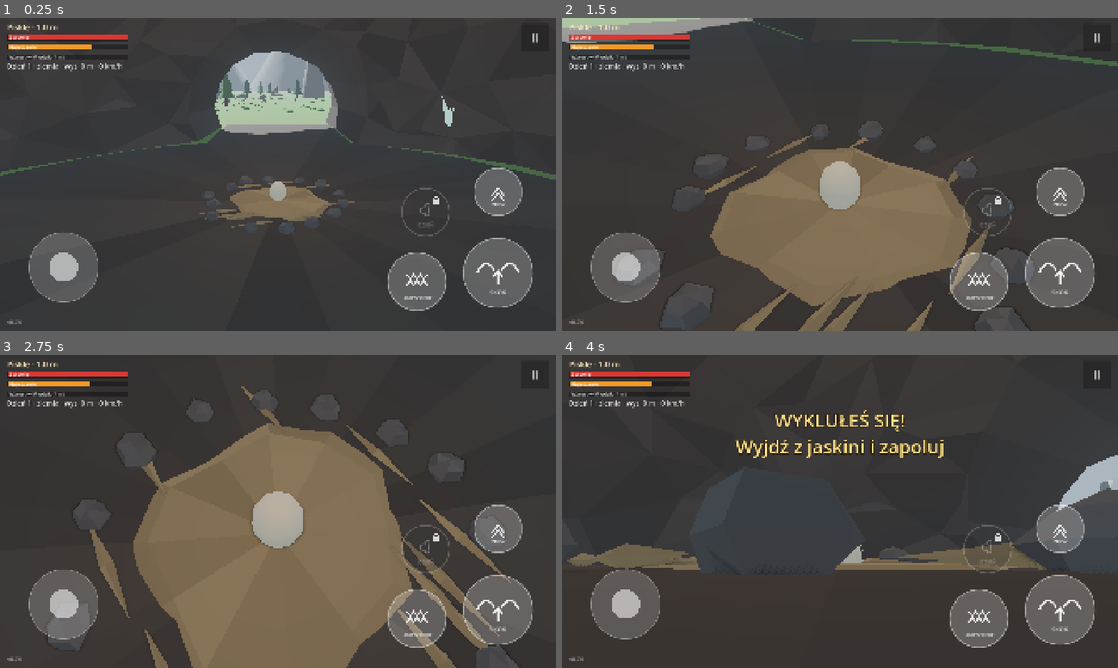
Above: before the commit, frames 1-4 (two rows, left to right).
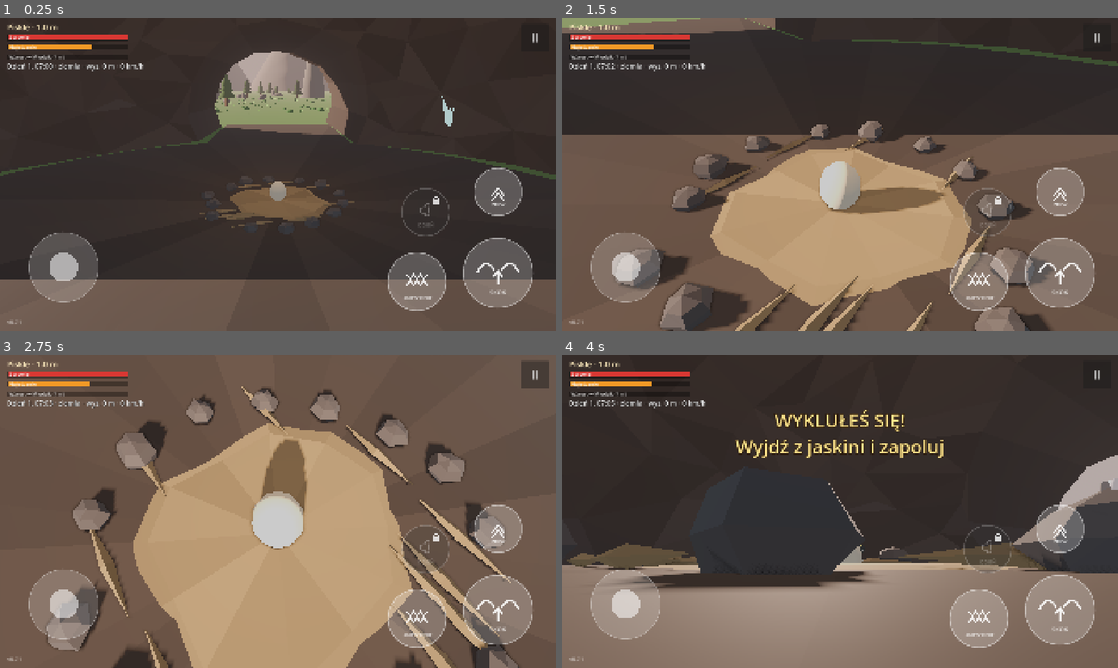
Above: after the commit, the same moments.

Repository: slota145/3d-dragon-game
Game: Godot game, scene res://scenes/boot.tscn
The game is run twice, just before and just after one commit, with the same random seed, the same clock (stepped at 60 frames per second) and the same inputs.
Inputs (mouse positions are in pixels of both pictures, inside the frame that each line leads up to):
- Up to frame 1 (0.25 s): no input
- Up to frame 2 (1.5 s): move the mouse to (962, 158) at 0.52 s; hold D (move_right) 0.53-1.25 s; tap F (bite) at 0.6 s; click (962, 158) at 0.67 s; tap Space (flap) at 0.77, 1.07 s; drag from (728, 190) to (812, 237) at 1.27 s
- Up to frame 3 (2.75 s): move the mouse to (333, 442) at 2.02 s; hold D (move_right) from 2.03 s (still down); tap E (cam_right) at 2.1 s
- Up to frame 4 (4 s): release D (move_right) at 2.75 s; drag from (812, 574) to (673, 464) at 2.77 s; move the mouse to (1006, 558) at 3.52 s; hold A (move_left) from 3.53 s (still down); tap R (fire) at 3.6 s; tap Space (flap) at 3.77 s

The runs differ from the first frame. In frame 1, 22% of the frame differs, in the area x 0-100%, y 10-100%; in frame 2, 57%; in frame 3, 92%, in the area x 0-100%, y 0-100%; in frame 4, 32%.

Commit message:
Cykl dnia i nocy: słońce i księżyc, kolory nieba, sen do rana (0.7.1)
Co-Authored-By: Claude Opus 5.5 <noreply@anthropic.com>
Claude-Session: https://claude.ai/code/session_01Ves32BxAhBVxU1wfrWL8eZ

Diff:
--- a/project.godot
+++ b/project.godot
@@ -12,7 +12,7 @@
 
 config/name="3D Dragon Game"
 config/description="Gra o smoku w Godot 4 — prototyp."
-config/version="0.7.0"
+config/version="0.7.1"
 ; Numer zgodności „bazy” (APK/EXE). Podbij, gdy zmieniasz coś, czego łatka .pck nie przeniesie
 ; (input map, ustawienia projektu, eksportu, wersja silnika) — gracze dostaną wtedy pełną aktualizację.
 config/base_api=5
--- /dev/null
+++ b/scripts/game/day_night.gd
@@ -0,0 +1,103 @@
+class_name DayNight
+extends Node
+## Cykl dnia i nocy: przesuwa słońce (nocą księżyc), zmienia kolory nieba, światła otoczenia
+## i mgły. Dzień (6:00–20:00) trwa `day_minutes` minut, noc szybciej — `night_minutes`.
+## Noc jest ciemniejsza, ale grywalna na telefonie. Godzinę zapisuje świat (save).
+
+signal midnight  ## nowy dzień kalendarzowy
+signal dusk  ## zmierzch (20:00) — pora wracać do legowiska
+
+@export var day_minutes: float = 10.0
+@export var night_minutes: float = 4.0
+## Godzina 0..24.
+@export var hour: float = 8.0
+@export var paused: bool = false
+
+var sun: DirectionalLight3D
+var environment: Environment
+
+const DAY_START := 6.0
+const DAY_END := 20.0
+
+## Klucze: godzina, góra nieba, horyzont, światło otoczenia, energia otoczenia,
+## kolor światła kierunkowego, energia światła kierunkowego.
+const KEYS := [
+	[0.0, Color(0.03, 0.04, 0.1), Color(0.08, 0.1, 0.18), Color(0.3, 0.36, 0.55), 0.55, Color(0.6, 0.7, 1.0), 0.3],
+	[4.5, Color(0.03, 0.04, 0.1), Color(0.08, 0.1, 0.18), Color(0.3, 0.36, 0.55), 0.55, Color(0.6, 0.7, 1.0), 0.3],
+	[6.0, Color(0.25, 0.34, 0.55), Color(0.9, 0.6, 0.45), Color(0.6, 0.55, 0.6), 0.65, Color(1.0, 0.68, 0.45), 0.55],
+	[8.0, Color(0.32, 0.52, 0.8), Color(0.72, 0.8, 0.88), Color(0.74, 0.8, 0.88), 0.9, Color(1.0, 1.0, 1.0), 1.3],
+	[17.5, Color(0.32, 0.52, 0.8), Color(0.72, 0.8, 0.88), Color(0.74, 0.8, 0.88), 0.9, Color(1.0, 1.0, 1.0), 1.3],
+	[19.5, Color(0.28, 0.3, 0.5), Color(0.95, 0.5, 0.35), Color(0.62, 0.5, 0.55), 0.65, Color(1.0, 0.55, 0.35), 0.6],
+	[21.0, Color(0.03, 0.04, 0.1), Color(0.08, 0.1, 0.18), Color(0.3, 0.36, 0.55), 0.55, Color(0.6, 0.7, 1.0), 0.3],
+	[24.0, Color(0.03, 0.04, 0.1), Color(0.08, 0.1, 0.18), Color(0.3, 0.36, 0.55), 0.55, Color(0.6, 0.7, 1.0), 0.3],
+]
+
+
+func is_night() -> bool:
+	return hour >= DAY_END or hour < DAY_START
+
+
+func clock_text() -> String:
+	return "%02d:%02d" % [int(hour), int(fmod(hour, 1.0) * 60.0)]
+
+
+## Ustaw godzinę (np. po śnie / wczytaniu) i od razu odśwież oświetlenie.
+func set_hour(h: float) -> void:
+	hour = fposmod(h, 24.0)
+	_apply()
+
+
+func _process(delta: float) -> void:
+	if paused:
+		return
+	var minutes := night_minutes if is_night() else day_minutes
+	var span := (24.0 - (DAY_END - DAY_START)) if is_night() else (DAY_END - DAY_START)
+	var before := hour
+	hour += delta * span / (minutes * 60.0)
+	if before < DAY_END and hour >= DAY_END:
+		dusk.emit()
+	if hour >= 24.0:
+		hour -= 24.0
+		midnight.emit()
+	_apply()
+
+
+func _apply() -> void:
+	var k := _sample()
+	if environment:
+		var sky := environment.sky.sky_material as ProceduralSkyMaterial if environment.sky else null
+		if sky:
+			sky.sky_top_color = k[0]
+			sky.sky_horizon_color = k[1]
+			sky.ground_horizon_color = k[1]
+			sky.ground_bottom_color = (k[1] as Color).darkened(0.5)
+		environment.ambient_light_color = k[2]
+		environment.ambient_light_energy = k[3]
+		environment.fog_light_color = k[1]
+	if sun:
+		sun.light_color = k[4]
+		sun.light_energy = k[5]
+		# dzień: słońce wędruje ze wschodu na zachód; noc: księżyc po przeciwnej stronie
+		var a := (hour - DAY_START) / (DAY_END - DAY_START) * PI
+		if is_night():
+			var n := fposmod(hour - DAY_END, 24.0) / (24.0 - (DAY_END - DAY_START))
+			a = n * PI
+		var elev := maxf(sin(a), 0.0) * 0.85 + 0.2  # nigdy całkiem płasko — cienie nie znikają w nieskończoność
+		var to_light := Vector3(cos(a) * 0.9, elev, 0.4).normalized()
+		sun.basis = Basis.looking_at(-to_light, Vector3.UP if absf(to_light.y) < 0.99 else Vector3.FORWARD)
+
+
+## Interpolacja kluczy dla bieżącej godziny: [góra, horyzont, otoczenie, energia otocz., kolor światła, energia].
+func _sample() -> Array:
+	for i in KEYS.size() - 1:
+		var a: Array = KEYS[i]
+		var b: Array = KEYS[i + 1]
+		var h0: float = a[0]
+		var h1: float = b[0]
+		if hour >= h0 and hour <= h1:
+			var t: float = (hour - h0) / maxf(h1 - h0, 0.001)
+			t = t * t * (3.0 - 2.0 * t)
+			return [(a[1] as Color).lerp(b[1], t), (a[2] as Color).lerp(b[2], t), (a[3] as Color).lerp(b[3], t),
+				lerpf(a[4], b[4], t), (a[5] as Color).lerp(b[5], t), lerpf(a[6], b[6], t)]
+	var last: Array = KEYS[0]
+	return [last[1], last[2], last[3], last[4], last[5], last[6]]
--- a/scripts/game/world.gd
+++ b/scripts/game/world.gd
@@ -12,6 +12,7 @@
 ## Numer dnia (rośnie przy każdym śnie).
 var day: int = 1
 var _lair: Lair
+var _day_night: DayNight
 var _sleeping: bool = false
 var _intro: bool = false
 var _autosave_t: float = 0.0
@@ -34,6 +35,17 @@
 	_lair.position = Lair.POSITION
 	add_child(_lair)
 	_build_sleep_ui()
+	_day_night = DayNight.new()
+	_day_night.name = "DayNight"
+	_day_night.sun = $Sun
+	_day_night.environment = ($WorldEnvironment as WorldEnvironment).environment
+	_day_night.paused = not use_save  # testy: stałe południe/poranek
+	add_child(_day_night)
+	_day_night.set_hour(8.0)
+	_day_night.midnight.connect(func() -> void: day += 1)
+	_day_night.dusk.connect(func() -> void:
+		if not _lair.is_inside(_player.global_position):
+			_toast("Zapada zmrok — wróć do legowiska i prześpij noc"))
 	_spawn_point = _lair.nest_position()
 	var data := SaveGame.load_data() if use_save else {}
 	if not use_save:
@@ -81,12 +93,14 @@
 
 func _start_new_game() -> void:
 	day = 1
+	_day_night.set_hour(7.0)  # wyklucie o świcie
 	_place_in_lair()
 	_intro = true
 
 
 func _load_game(data: Dictionary) -> void:
 	day = int(data.get("day", 1))
+	_day_night.set_hour(float(data.get("hour", 8.0)))
 	_player.stats.restore(data.get("stats", {}))
 	_lair.show_shells()
 	var p: Array = data.get("pos", [])
@@ -103,7 +117,7 @@
 	if not use_save or _intro or _player.stats.health <= 0.0:
 		return
 	var pos := _player.global_position
-	SaveGame.write({"day": day, "stats": _player.stats.to_save(), "pos": [pos.x, pos.y, pos.z],
+	SaveGame.write({"day": day, "hour": _day_night.hour, "stats": _player.stats.to_save(), "pos": [pos.x, pos.y, pos.z],
 		"yaw": _player.rotation.y, "version": GameVersion.current()})
 
 
@@ -166,7 +180,7 @@
 	return not _sleeping and not _intro and not _player.is_flying() and _lair.is_inside(_player.global_position)
 
 
-## Sen: ściemnienie, leczenie, odnowa sił, nowy dzień, zapis.
+## Sen: ściemnienie, leczenie, odnowa sił, przewinięcie do rana (7:00), zapis.
 func sleep() -> void:
 	if not can_sleep():
 		return
@@ -176,7 +190,9 @@
 	var tw := create_tween()
 	tw.tween_property(_fade, "color:a", 1.0, 0.8)
 	tw.tween_callback(func() -> void:
-		day += 1
+		if _day_night.hour >= 7.0:
+			day += 1  # po północy dzień już się zmienił — śpisz tylko do rana
+		_day_night.set_hour(7.0)
 		var st := _player.stats
 		st.health = 100.0
 		st.stamina = 100.0
@@ -263,7 +279,7 @@
 	var mode := "lot" if _player.is_flying() else "ziemia"
 	var status: Label = _hud.get_node("Status")
 	status.position.y = 184.0 if _player.stats.can_fly() else 150.0  # pod paskiem siły lotu
-	status.text = "Dzień %d · %s · wys. %d m · %d km/h" % [day, mode, int(_player.global_position.y),
+	status.text = "Dzień %d, %s · %s · wys. %d m · %d km/h" % [day, _day_night.clock_text(), mode, int(_player.global_position.y),
 		int(v.length() * 3.6)]
 	_sleep_button.visible = can_sleep()
 	if use_save and not _intro:
--- a/tools/test_lair.gd
+++ b/tools/test_lair.gd
@@ -35,6 +35,12 @@
 	var d := player.global_position - lair.global_position
 	_check(Vector2(d.x, d.z).length() < Lair.SLEEP_RADIUS + 3.0, "nie przeszedł przez ścianę (%.1f m od gniazda)" % Vector2(d.x, d.z).length())
 
+	print("2b) Noc")
+	var dn: DayNight = world.get_node("DayNight")
+	dn.set_hour(22.5)
+	var sun: DirectionalLight3D = world.get_node("Sun")
+	_check(dn.is_night() and sun.light_energy < 0.5, "noc: ciemniej (światło %.2f)" % sun.light_energy)
+
 	print("3) Sen: nowy dzień, leczenie, zapis")
 	player.global_position = lair.nest_position()
 	player.reset_physics_interpolation()
@@ -45,11 +51,14 @@
 	world.sleep()
 	await _seconds(3.5)
 	_check(world.day == 2, "dzień %d" % world.day)
+	_check(absf(dn.hour - 7.0) < 0.1, "sen przewija do rana (%s)" % dn.clock_text())
+	_check(not dn.is_night(), "po śnie jest dzień")
 	_check(player.stats.health >= 99.0, "zdrowie odnowione (%.0f)" % player.stats.health)
 	var data := SaveGame.load_data()
 	_check(int(data.get("day", 0)) == 2, "zapis: dzień %s" % str(data.get("day")))
 
 	print("4) Poza jaskinią nie można spać")
+	dn.set_hour(21.5)  # nocne ujęcie legowiska
 	player.global_position = Lair.POSITION + Vector3(0, 0, 70)
 	player.reset_physics_interpolation()
 	await _frames(3)
@@ -57,7 +66,13 @@
 	player.rotation.y = PI  # pyskiem do legowiska
 	world.get_node("FollowCamera").snap_behind()
 	await _seconds(1.5)
+	await _shot("lair_night.png")
+	dn.set_hour(12.0)
+	await _seconds(0.3)
 	await _shot("lair_outside.png")
+	dn.set_hour(19.3)
+	await _seconds(0.3)
+	await _shot("lair_dusk.png")
 	world.save_game()
 
 	print("5) Wczytanie zapisu")
@@ -67,6 +82,7 @@
 	await _frames(5)
 	player = world.get_node("DragonPlayer")
 	_check(world.day == 2, "dzień po wczytaniu: %d" % world.day)
+	_check(absf((world.get_node("DayNight") as DayNight).hour - 19.3) < 0.2, "godzina po wczytaniu")
 	_check(absf(player.stats.size - 2.5) < 0.05, "rozmiar po wczytaniu: %.2f m" % player.stats.size)
 	_check(player.visible, "bez intro przy wczytaniu")
 	_check(player.global_position.distance_to(Lair.POSITION + Vector3(0, 0, 70)) < 2.0, "pozycja z zapisu")
Not shown, added: scripts/game/day_night.gd.uid
Not shown, changed: CLAUDE.md
Not shown, changed: ROADMAP.md
